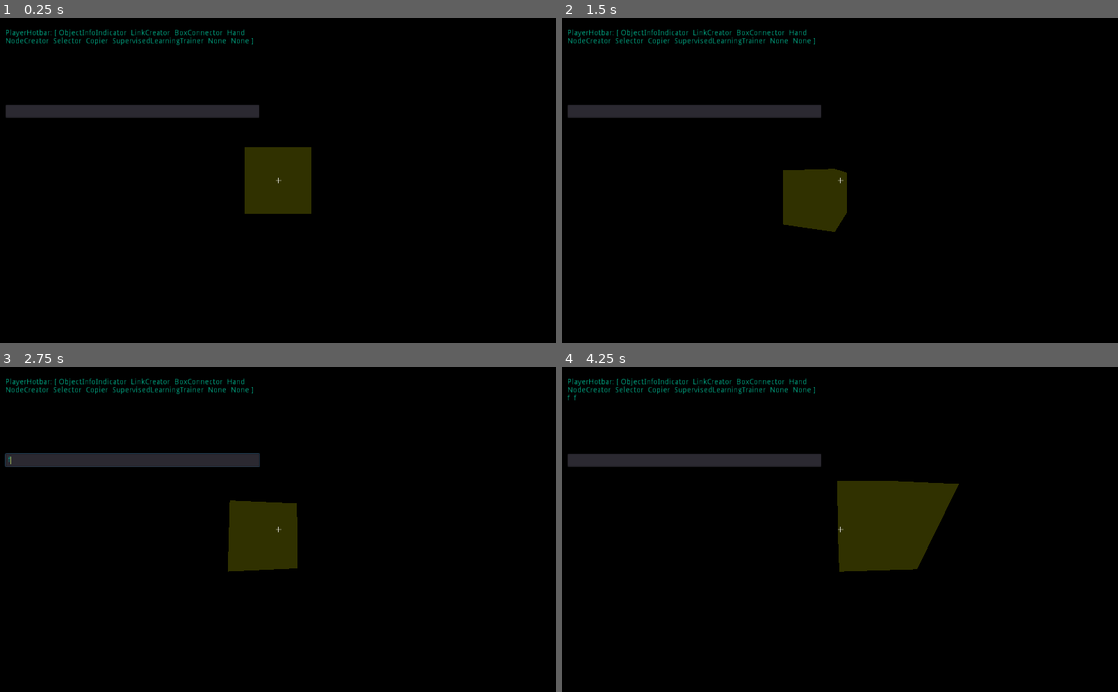
Above: before the commit, frames 1-4 (two rows, left to right).
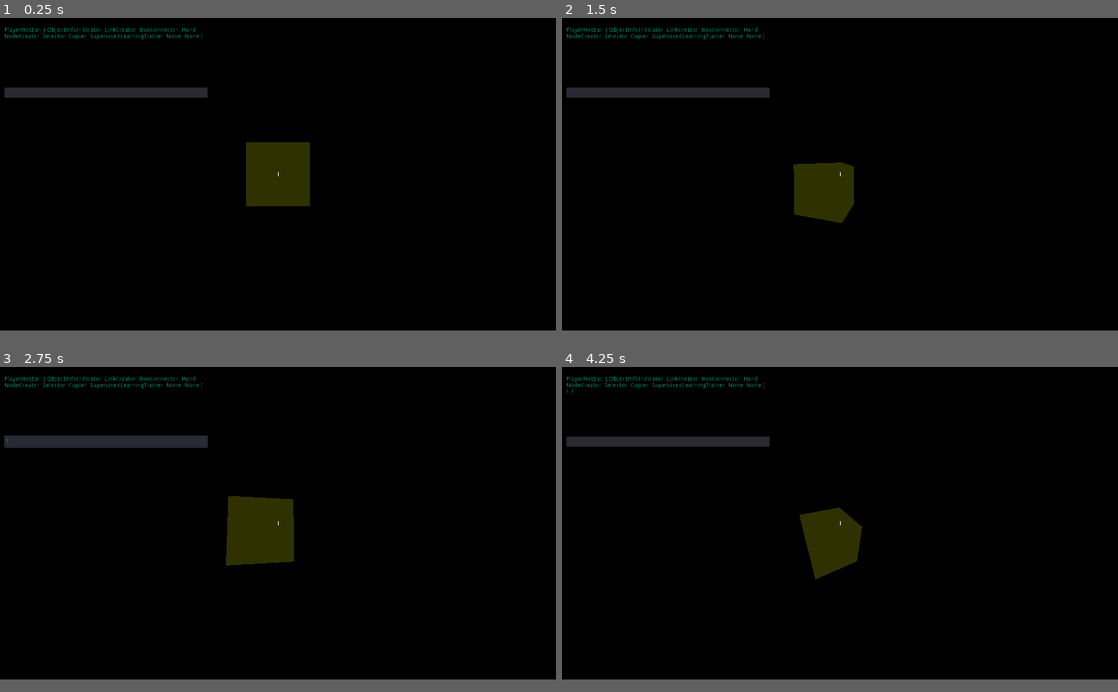
Above: after the commit, the same moments.

Repository: cozyBrain/NeuralNetworkBuilder
Game: Godot game, scene res://World.tscn
Two runs of this game, one before a commit and one after it. Both use one fixed random seed, a clock stepped at 60 frames per second and the inputs below.
Inputs (mouse positions are in pixels of both pictures, inside the frame that each line leads up to):
- Up to frame 1 (0.25 s): no input
- Up to frame 2 (1.5 s): tap Enter at 0.5 s; move the mouse to (867, 180) at 0.52 s; hold Up (ui_up) from 0.53 s (still down); tap F (KEY_F) at 0.6, 1.35 s; click (867, 180) at 0.67 s; tap Space at 0.77, 1.25 s; move the mouse to (812, 180) at 1.27 s
- Up to frame 3 (2.75 s): keep holding Up (ui_up); tap Space at 1.52 s; tap Enter at 2 s; move the mouse to (289, 523) at 2.02 s; tap T (KEY_T) at 2.1 s; tap F (KEY_F) at 2.3 s
- Up to frame 4 (4.25 s): tap Space at 2.75, 3.02, 3.77 s; move the mouse to (812, 594) at 2.77 s; tap Tab (KEY_TAB) at 2.85 s; click (812, 594) at 2.92 s; tap F (KEY_F) at 3.05, 3.8 s; tap Enter at 3.5 s; move the mouse to (1006, 578) at 3.52 s; release Up (ui_up) at 3.53 s; hold A from 3.53 s (still down); hold O from 3.53 s (still down)
In our replay, the window is 800x468 before the commit and 800x450 after it. These sizes can differ from the game's own. Grey fills any space a smaller window leaves; there, only what the larger window draws over its background counts as a difference.

The runs differ from the first frame. In frame 1, 4.5% of the frame differs, in the area x 0-56%, y 2-61%; in frame 2, 4.9%; in frame 3, 4.8%; in frame 4, 9.4%, in the area x 0-72%, y 2-66%.
Error before the commit: Parse Error: Variable "_i" already defined in the scope (at line 68). (res://Player/Tools/SupervisedLearningTrainer.gd:77)

Commit message:
Should add some comments, clean code.

Diff:
--- a/Player/Player.gd
+++ b/Player/Player.gd
@@ -69,7 +69,6 @@
 					if null == detectedObject:
 						print("Hand: No Object Detected")
 					else:
-						print("Hand: < ", detectedObject, " >")
 						var id = detectedObject.get("ID")
 						if id == null:
 							print("Hand: could not interact")
@@ -187,11 +186,12 @@
 					if subSelection == -1:
 						subSelection = 9
 					if subSelection == 9:  # key 0 to escape
-						print("escape")
+						console.println("Exited hotbarSubSelectionMode.")
 						hotbarSubSelection = false
 					else:
 						if ToolHotbar.size() > subSelection:
-							print("subSelection:", subSelection, ":", ToolHotbar[subSelection])
+							print("ToolSubSelection:", subSelection, ":", ToolHotbar[subSelection])
+							console.println(str("ToolSubSelection:", subSelection, ":", ToolHotbar[subSelection]))
 							Tool.set("hotbarSelection", subSelection)
 				else:
 					hotbarSelection = scancode - 49
@@ -207,12 +207,13 @@
 						Tool = get_node_or_null("Tools/"+hotbar[prevHotbarSelection])
 						if Tool != null:
 							ToolHotbar = Tool.get("hotbar")
+							console.println(str("ToolSelection: "+ hotbar[prevHotbarSelection]))
 							if ToolHotbar != null:
 								print("ToolHotbar: ", ToolHotbar)
 
 					else:  # when you select selected one again
 						if ToolHotbar != null:  # does the tool has hotbar?
-							print("hotbarSubSelection. 0 to escape.")
+							console.println("Entered hotbarSubSelectionMode. 0 to escape.")
 							hotbarSubSelection = true
 
 	if Tool != null:
--- a/Player/Tools/SupervisedLearningTrainer.gd
+++ b/Player/Tools/SupervisedLearningTrainer.gd
@@ -10,18 +10,19 @@
 
 const groupComponent = ["_SLT_networkController", "_SLT_inputLayer", "_SLT_goalLayer", {}]  # [NetworkControllerSelection, InputLayerSelection, GoalLayerSelection, IL&GL_dataSetsGroupsForTraining{}]
 var networkGroups : Dictionary = {G.defaultGroupName : groupComponent.duplicate(true)}
-var groupSelection : String = G.defaultGroupName
+var groupSelection : String = G.defaultGroupName  # networkGroupSelection
 var dataSetsGroupSelection : String = G.defaultGroupName
 
-# Tool SupervisedLearningTrainer -train 7 -shuffle  ==  -g _default -nc _SLT_NetworkController -il _SLT_InputLayer -ol _SLT_GoalLayer
+# Tool SupervisedLearningTrainer -train 7 -shuffle  # -g _default -nc _SLT_NetworkController -il _SLT_InputLayer -ol _SLT_GoalLayer
 # Tool SupervisedLearningTrainer -add  # add DataSet into IL&GL_DataSets{"_default":[]}
 # Tool SupervisedLearningTrainer -ds dog -add  # add DataSet into IL&GL_DataSets{"dog":[]}
+# Tool SupervisedLearningTrainer -train 77 -i 20 -v
 
 func handle(arg : String):
-	print(networkGroups[groupSelection][gi.DataSetsGroups])
 	var output : String
 	var argParser = ArgParser.new(arg)
 	groupSelection = argParser.getString(["group", "g"], groupSelection)
+	dataSetsGroupSelection = argParser.getString(["dataSetsGroupSelection", "ds"], dataSetsGroupSelection)
 	var listArguments = argParser.getStrings(["list", "ls"])
 	var eraseArguments = argParser.getStrings(["erase", "e"])
 	var addArguments = argParser.getStrings(["add", "a"])
@@ -74,7 +75,7 @@
 							continue
 						node2set.set("Output", dataSet[data2applyIndex][1])
 					for networkControllerNode in networkControllerNodes:
-						for _i in range(iterationPerDataSet):
+						for _j in range(iterationPerDataSet):
 							networkControllerNode.propagate()
 							networkControllerNode.backpropagate()
 							networkControllerNode.visualize()
@@ -115,6 +116,8 @@
 			_:
 				output += "Unknown list argument!\n"
 
+	print(networkGroups[groupSelection][gi.DataSetsGroups])
+
 	if output == "":
 		return null
 	return output
--- a/project.godot
+++ b/project.godot
@@ -119,6 +119,8 @@
 
 [display]
 
+window/size/width=1280
+window/size/height=720
 window/vsync/use_vsync=false
 window/stretch/aspect="keep"
 
